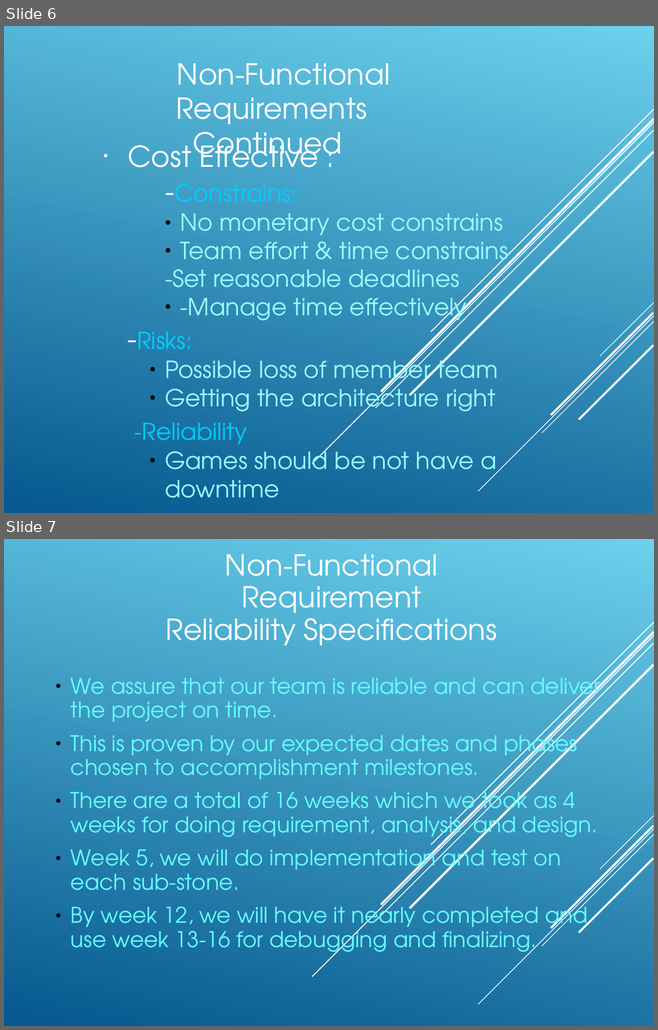
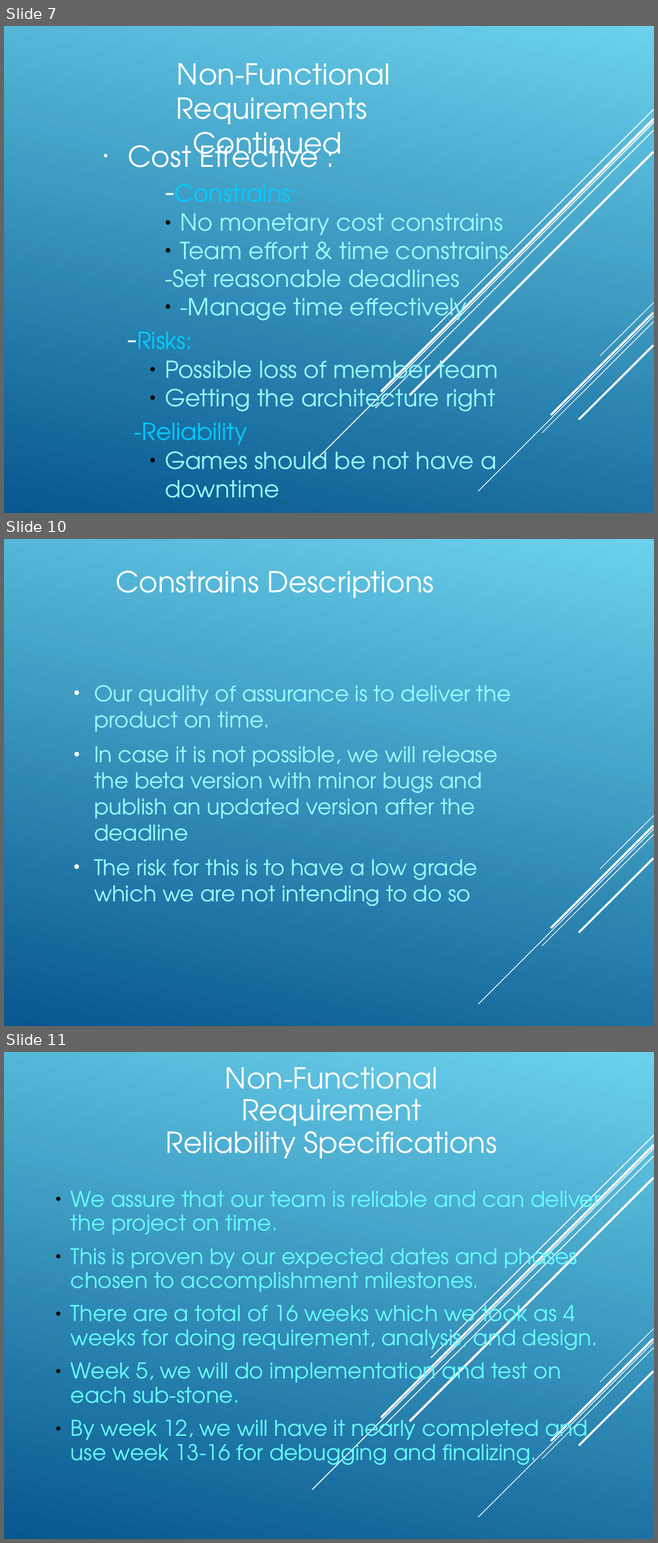
Before and after one commit to Amatarasu/A-Team, a slide deck: Power.Point.Presentation-bk.ppt. Shown one above the other, each under a label of ours: slides 6 and 7 before the commit, slides 7, 10 and 11 after it; the slides between them are not shown. The pictures are 658x1030 and 658x1543 pixels, drawn with LibreOffice and Linux fonts; fonts in the diff are those of the drawing. Boxes give left, top, right and bottom in pixels: in the first picture for what was removed or moved away, otherwise in the second. Text is boxed around its words. In the diff, an @@ line names an element or a change of style, - is before the commit and + after.

```diff
--- a/Power.Point.Presentation-bk.ppt
+++ b/Power.Point.Presentation-bk.ppt
@@ slide 10 added at [4,539,654,1026], background gradient #6BD1EC to #06588E; not listed: 5 template elements that a slide beside it also shows @@
@@ title added at [115,570,434,598], 32 pt, text #FFFFFF @@
+Constrains Descriptions
@@ text added at [94,685,511,906], 24 pt, text #99FFFF @@
+• Our quality of assurance is to deliver the product on time.
+• In case it is not possible, we will release the beta version with minor bugs and publish an updated version after the deadline
+• The risk for this is to have a low grade which we are not intending to do so
@@ what was slide 6 is now slide 7 @@
@@ what was slide 7 is now slide 11 @@
```
Also in this commit, not shown: 4 slides changed, 8 other slides added, 2 slides removed.
